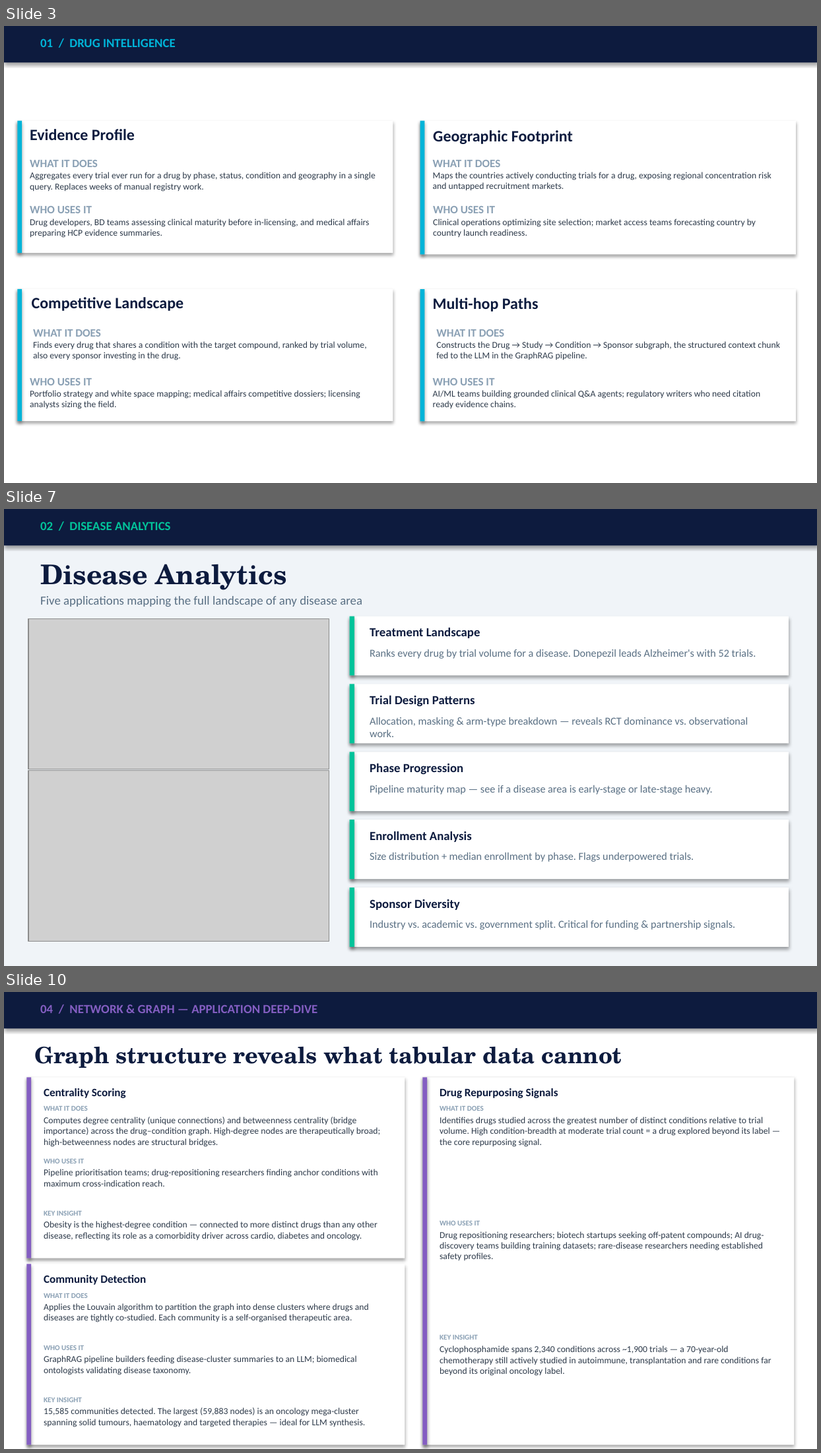
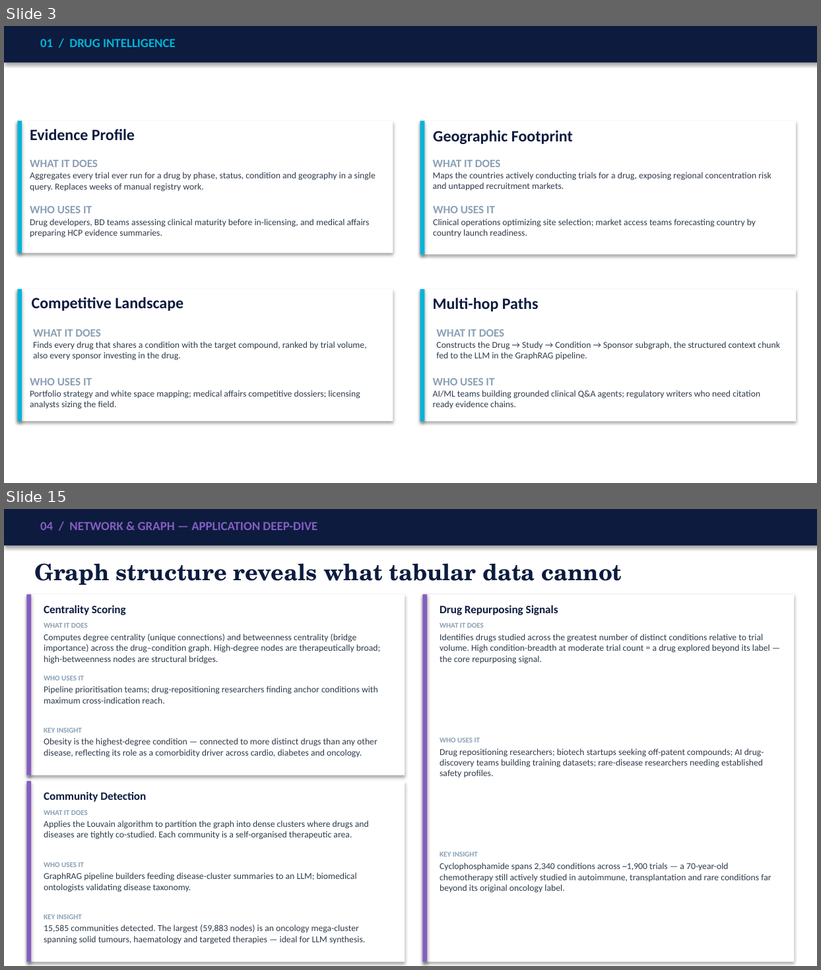
Before and after one commit to SHASANKsp/ClinicalTrails_application, a slide deck: ClinicalTrials_KG_LinkedIn_v2.pptx. Shown one above the other, each under a label of ours: slides 3, 7 and 10 before the commit, slides 3 and 15 after it; the slides between them are not shown. The pictures are 821x1453 and 821x970 pixels, drawn with LibreOffice and Linux fonts; fonts in the diff are those of the drawing; grey boxes stand for pictures. Boxes give left, top, right and bottom in pixels: in the first picture for what was removed or moved away, otherwise in the second. Text is boxed around its words. In the diff, an @@ line names an element or a change of style, - is before the commit and + after.

```diff
--- a/ClinicalTrials_KG_LinkedIn_v2.pptx
+++ b/ClinicalTrials_KG_LinkedIn_v2.pptx
@@ slide 7 removed at box(4, 509, 817, 966), background #F0F4F8 @@
@@ rectangle removed at box(4, 509, 817, 545) @@
@@ text removed at box(40, 522, 171, 530) @@
-02 / DISEASE ANALYTICS
@@ text removed at box(40, 564, 287, 590) @@
-Disease Analytics
@@ text removed at box(40, 596, 362, 607) @@
-Five applications mapping the full landscape of any disease area
@@ picture removed at box(28, 619, 329, 769) @@
@@ rectangle removed at box(350, 617, 789, 676) @@
@@ rectangle removed at box(350, 617, 354, 676) @@
@@ text removed at box(370, 627, 481, 638) @@
-Treatment Landscape
@@ text removed at box(370, 649, 756, 659) @@
-Ranks every drug by trial volume for a disease. Donepezil leads Alzheimer's with 52 trials.
@@ rectangle removed at box(350, 684, 789, 743) @@
@@ rectangle removed at box(350, 684, 354, 743) @@
@@ text removed at box(370, 695, 475, 706) @@
-Trial Design Patterns
@@ text removed at box(370, 717, 748, 737) @@
-Allocation, masking & arm-type breakdown — reveals RCT dominance vs. observational work.
@@ rectangle removed at box(350, 752, 789, 811) @@
@@ rectangle removed at box(350, 752, 354, 811) @@
@@ text removed at box(370, 763, 463, 774) @@
-Phase Progression
@@ picture removed at box(28, 771, 329, 941) @@
@@ text removed at box(370, 785, 713, 795) @@
-Pipeline maturity map — see if a disease area is early-stage or late-stage heavy.
@@ rectangle removed at box(350, 821, 789, 880) @@
@@ rectangle removed at box(350, 821, 354, 880) @@
@@ text removed at box(370, 831, 472, 842) @@
-Enrollment Analysis
@@ text removed at box(370, 852, 694, 862) @@
-Size distribution + median enrollment by phase. Flags underpowered trials.
@@ rectangle removed at box(350, 888, 789, 947) @@
@@ rectangle removed at box(350, 888, 354, 947) @@
@@ text removed at box(370, 900, 460, 910) @@
-Sponsor Diversity
@@ text removed at box(370, 920, 735, 930) @@
-Industry vs. academic vs. government split. Critical for funding & partnership signals.
@@ what was slide 10 is now slide 15 @@
```
Also in this commit, not shown: 6 slides changed, 5 slides added, 1 other slide removed, 1 other file.
